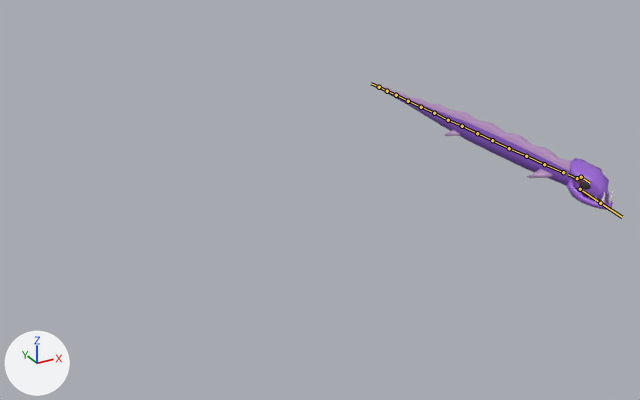
The FBX model UnityProject/Assets/Models/SeaBeast.fbx, before and after one commit.
Camera for both pictures: a 50 mm camera at (-44.3, -50.9, 24.2) aimed at (-8.9, 13.3, -7.9). Lighting does not change. The marker at lower left points along +X, +Y and +Z. The bones that bend it are drawn over the model as lines.

The first picture shows 'SeaBeast'.
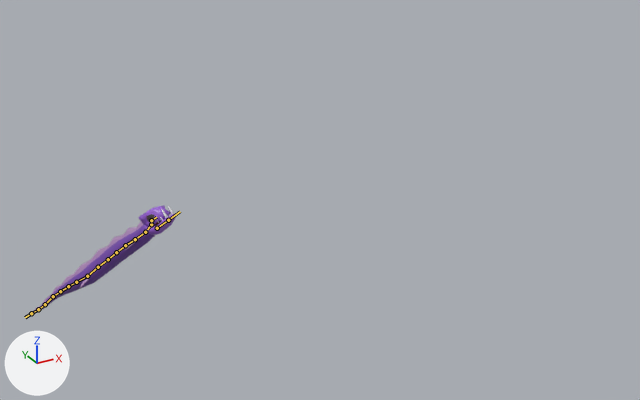
The newer file adds an action. The first version stands in its rest pose; the second is drawn at frame 1 of the action 'Armature|CircleShip'.

What the commit changed:
Bone 'Bone' (bone_bone) moves from (0.0, 0.0, 0.0) to (-22.2, 29.77, -10.7).
Bone 'Bone' (bone_bone) turns from (0, 0, 0) to (-47, 0, 23) degrees about its own x, y and z.
Bone 'Bone.001' (bone_bone_001) turns from (0, 0, 0) to (10, 0, 0) degrees about its own x, y and z.
Bone 'Bone.002' (bone_bone_002) turns from (0, 0, 0) to (0, 2, -2) degrees about its own x, y and z.
Bone 'Bone.003' (bone_bone_003) turns from (0, 0, 0) to (-1, 0, 0) degrees about its own x, y and z.
Bone 'Bone.004' (bone_bone_004) turns from (0, 0, 0) to (-3, 0, 0) degrees about its own x, y and z.
Bone 'Bone.005' (bone_bone_005) turns from (0, 0, 0) to (0, -8, 10) degrees about its own x, y and z.
Bone 'Bone.006' (bone_bone_006) turns from (0, 0, 0) to (-2, 0, 0) degrees about its own x, y and z.
Bone 'Bone.007' (bone_bone_007) turns from (0, 0, 0) to (8, 0, 0) degrees about its own x, y and z.
Bone 'Bone.008' (bone_bone_008) turns from (0, 0, 0) to (-3, 6, -10) degrees about its own x, y and z.
Bone 'Bone.009' (bone_bone_009) turns from (0, 0, 0) to (2, 0, 0) degrees about its own x, y and z.
Bone 'Bone.010' (bone_bone_010) turns from (0, 0, 0) to (-4, 0, 0) degrees about its own x, y and z.
Bone 'Bone.011' (bone_bone_011) turns from (0, 0, 0) to (-6, -7, 9) degrees about its own x, y and z.
Bone 'Bone.012' (bone_bone_012) turns from (0, 0, 0) to (3, 0, 0) degrees about its own x, y and z.
Bone 'Bone.013' (bone_bone_013) turns from (0, 0, 0) to (6, 0, 0) degrees about its own x, y and z.

What differs and where, as boxes (x1, y1, x2, y2) in the pictures (640 x 400 px):
'SeaBeast', posed (38% narrower, 13% shorter)
    before: (378, 85, 614, 210)
    after: (30, 206, 176, 315)
bone 'Bone', root to tip
    before: (577, 178) to (568, 174)
    after: (151, 224) to (147, 229)
bone 'Bone.001', root to tip
    before: (563, 172) to (544, 164)
    after: (145, 232) to (135, 239)
bone 'Bone.002', root to tip
    before: (544, 164) to (526, 156)
    after: (135, 239) to (125, 245)
bone 'Bone.003', root to tip
    before: (526, 156) to (509, 148)
    after: (125, 245) to (116, 252)
bone 'Bone.004', root to tip
    before: (509, 148) to (492, 140)
    after: (116, 252) to (108, 259)
bone 'Bone.005', root to tip
    before: (492, 140) to (477, 133)
    after: (108, 259) to (98, 267)
bone 'Bone.006', root to tip
    before: (477, 133) to (462, 126)
    after: (98, 267) to (87, 276)
bone 'Bone.007', root to tip
    before: (462, 126) to (448, 120)
    after: (87, 276) to (76, 282)
bone 'Bone.008', root to tip
    before: (448, 120) to (434, 113)
    after: (76, 282) to (68, 286)
bone 'Bone.009', root to tip
    before: (434, 113) to (421, 107)
    after: (68, 286) to (60, 291)
bone 'Bone.010', root to tip
    before: (421, 107) to (408, 101)
    after: (60, 291) to (53, 296)
bone 'Bone.011', root to tip
    before: (408, 101) to (396, 95)
    after: (53, 296) to (45, 304)
bone 'Bone.012', root to tip
    before: (396, 95) to (387, 91)
    after: (45, 304) to (38, 309)
bone 'Bone.013', root to tip
    before: (387, 91) to (379, 87)
    after: (38, 309) to (31, 313)
